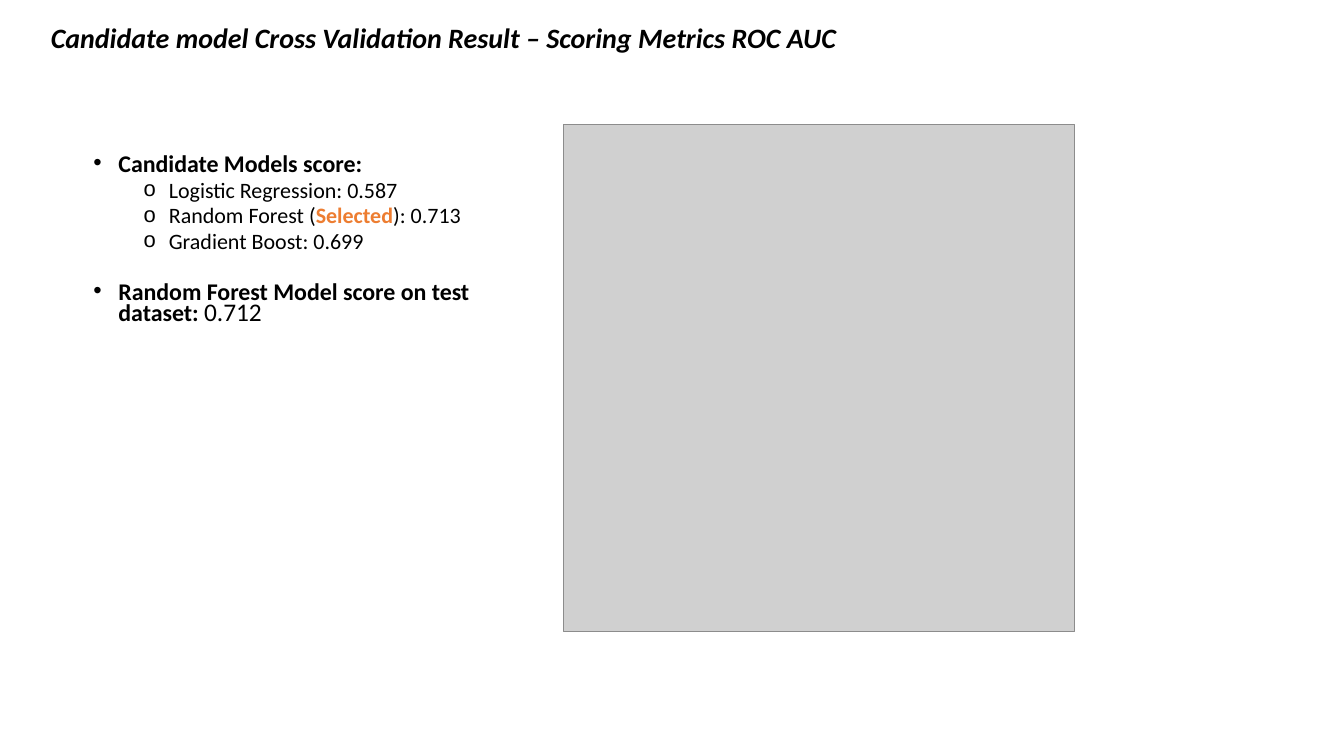
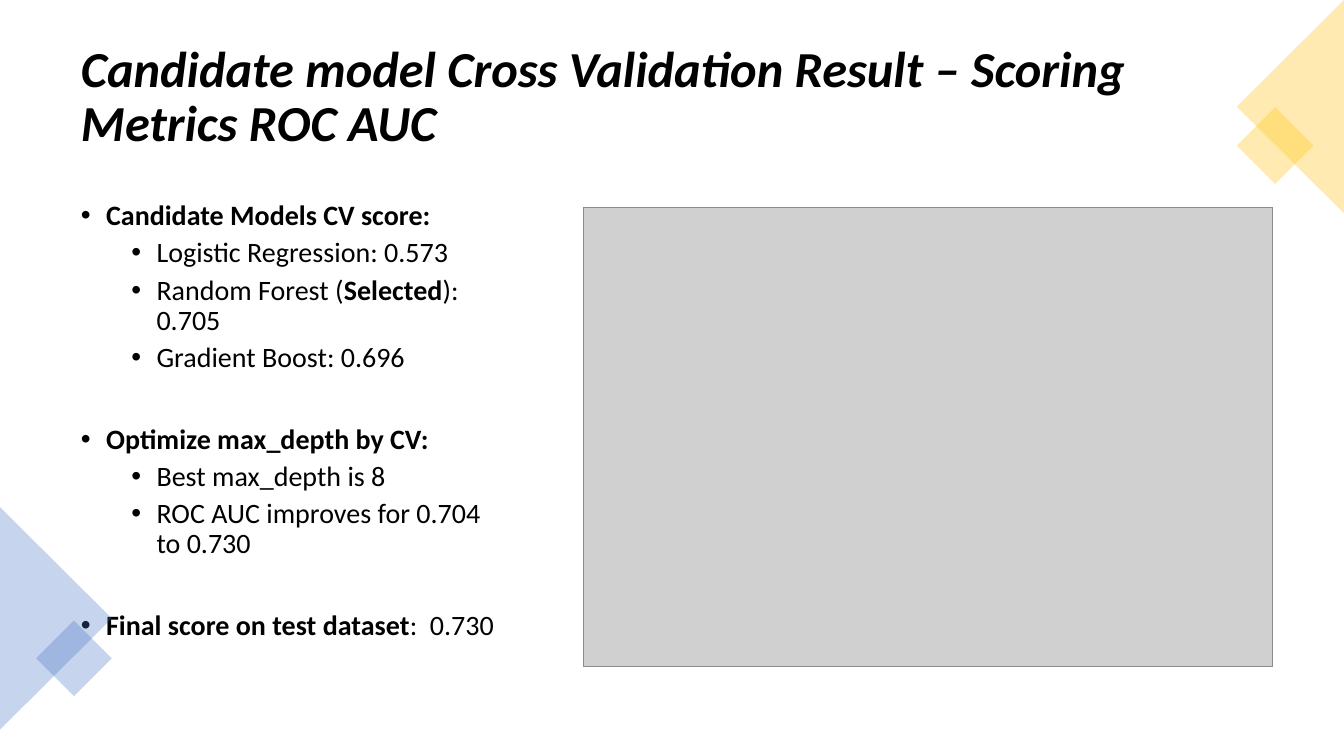
Before and after one commit to JasZeng/Home-Credit-Loan-Default-Rate-Prediction, a slide deck: slide 5 of Home Credit Loan Default rate.pptx (slide 4 before the commit). Drawn at 1344x756 pixels with LibreOffice and Linux fonts; fonts in the diff are those of the drawing; grey boxes stand for pictures. Boxes give left, top, right and bottom in pixels: in the first picture for what was removed or moved away, otherwise in the second. Text is boxed around its words. In the diff, an @@ line names an element or a change of style, - is before the commit and + after.

```diff
--- a/Home Credit Loan Default rate.pptx
+++ b/Home Credit Loan Default rate.pptx
@@ triangle added at (x1=1237, y1=0, x2=1344, y2=214), fill #FFC000 at 30% opacity @@
@@ text "Candidate model Cross Validation Result ..." moved from (x1=51, y1=28, x2=836, y2=53) to (x1=81, y1=51, x2=1124, y2=142) @@
@@ text "Candidate model Cross Validation Result ..." at (x1=81, y1=51, x2=1124, y2=142): size 20 to 36 pt; line spacing 1 to 0.9; more space between paragraphs; vertical alignment top to middle @@
@@ rectangle added at (x1=1237, y1=108, x2=1314, y2=185), fill #FFC000 at 30% opacity @@
@@ text at (x1=106, y1=205, x2=494, y2=636): text changed; size 15.7 to 20 pt @@
-• Candidate Models score:
-  o Logistic Regression: 0.587
-  o Random Forest (Selected): 0.713
-  o Gradient Boost: 0.699
-• Random Forest Model score on test dataset: 0.712
+• Candidate Models CV score:
+  • Logistic Regression: 0.573
+  • Random Forest (Selected): 0.705
+  • Gradient Boost: 0.696
+• Optimize max_depth by CV:
+  • Best max_depth is 8
+  • ROC AUC improves for 0.704 to 0.730
+• Final score on test dataset: 0.730
@@ picture resized from (x1=564, y1=124, x2=1076, y2=631) to (x1=584, y1=208, x2=1273, y2=667) @@
@@ triangle added at (x1=0, y1=507, x2=112, y2=730), fill #4472C4 at 30% opacity @@
@@ rectangle added at (x1=36, y1=620, x2=112, y2=696), fill #4472C4 at 30% opacity @@
```
Also in this commit, not shown: 1 other slide changed, 1 slide added, 1 slide removed.
